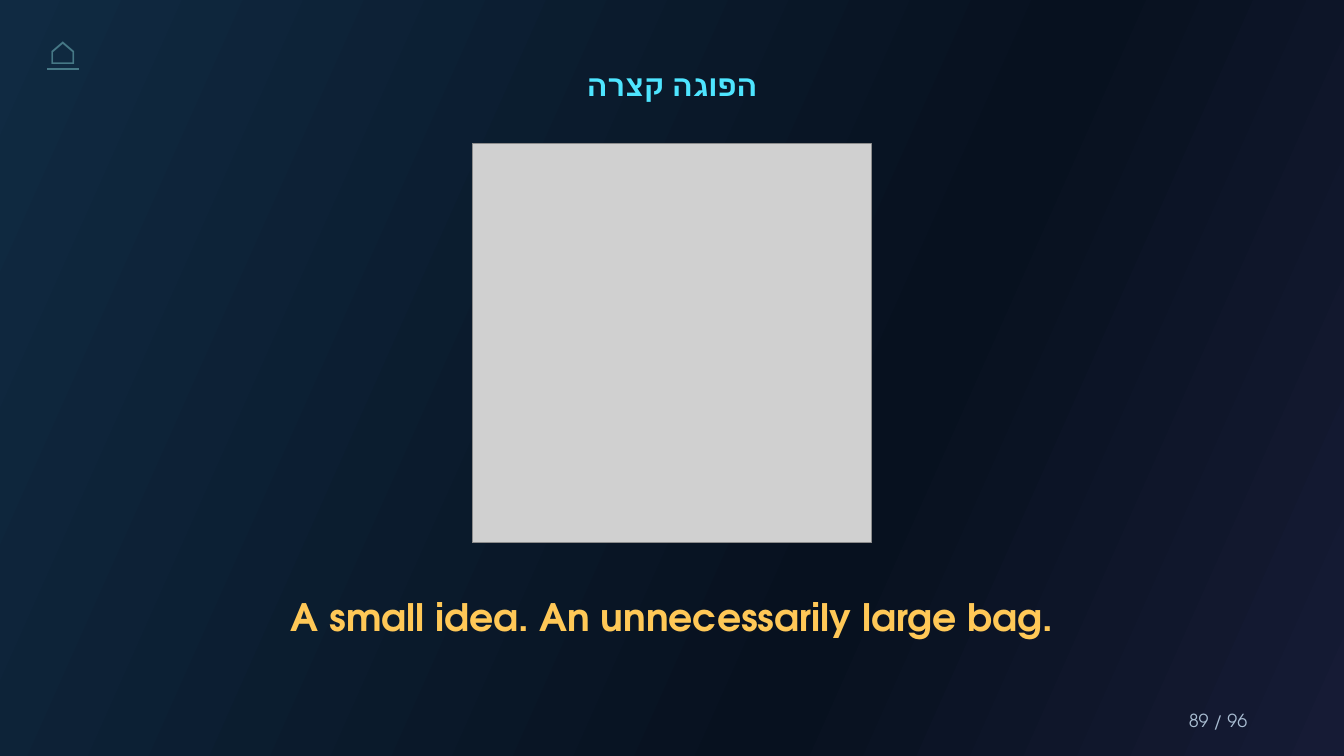
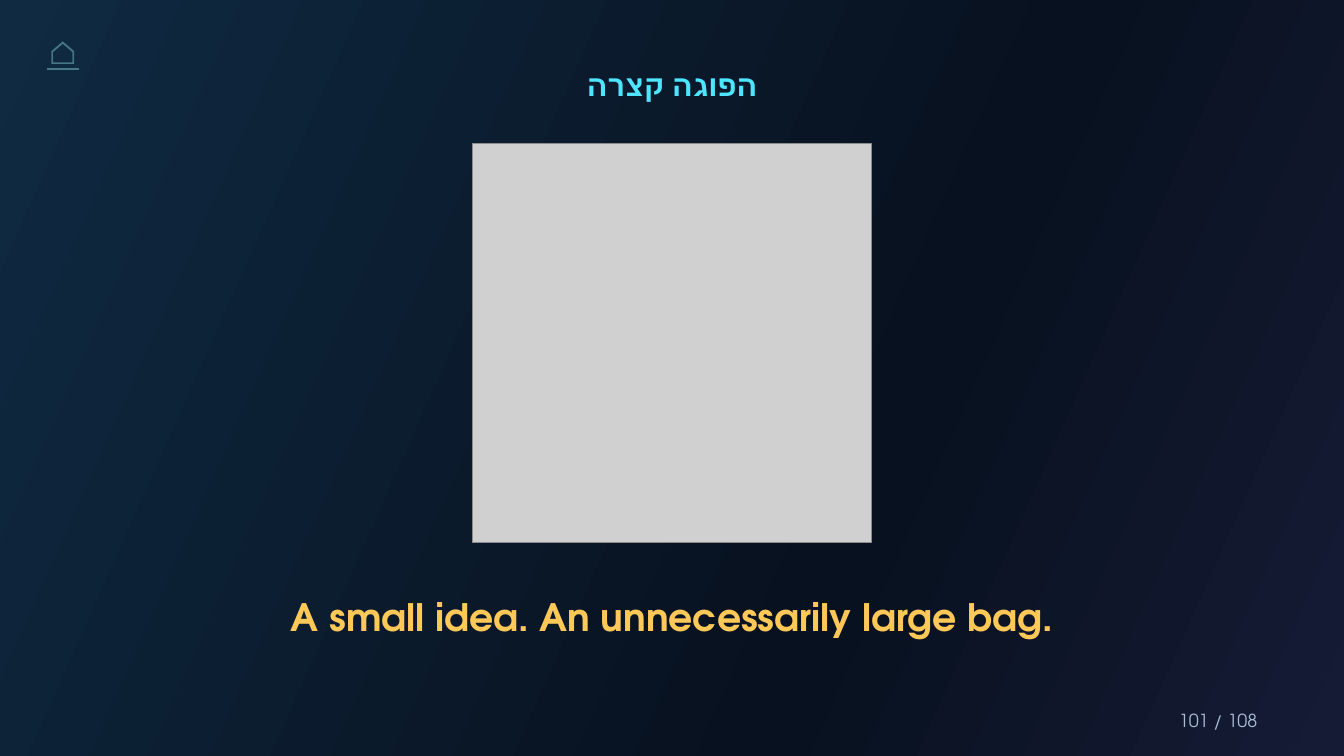
Before and after one commit to Simonh68/teachers, a slide deck: slide 101 of grade11/grammar-in-an-essay/files/grammar-in-an-essay.pptx (slide 89 before the commit). Drawn at 1344x756 pixels with LibreOffice and Linux fonts; fonts in the diff are those of the drawing; grey boxes stand for pictures. Boxes give left, top, right and bottom in pixels: in the first picture for what was removed or moved away, otherwise in the second. Text is boxed around its words. In the diff, an @@ line names an element or a change of style, - is before the commit and + after.

```diff
--- a/grade11/grammar-in-an-essay/files/grammar-in-an-essay.pptx
+++ b/grade11/grammar-in-an-essay/files/grammar-in-an-essay.pptx
@@ text at [1179,713,1258,727]: text changed @@
-89 / 96
+101 / 108
```
Also in this commit, not shown: 79 other slides changed, 28 slides added, 16 slides removed, 7 other files.
